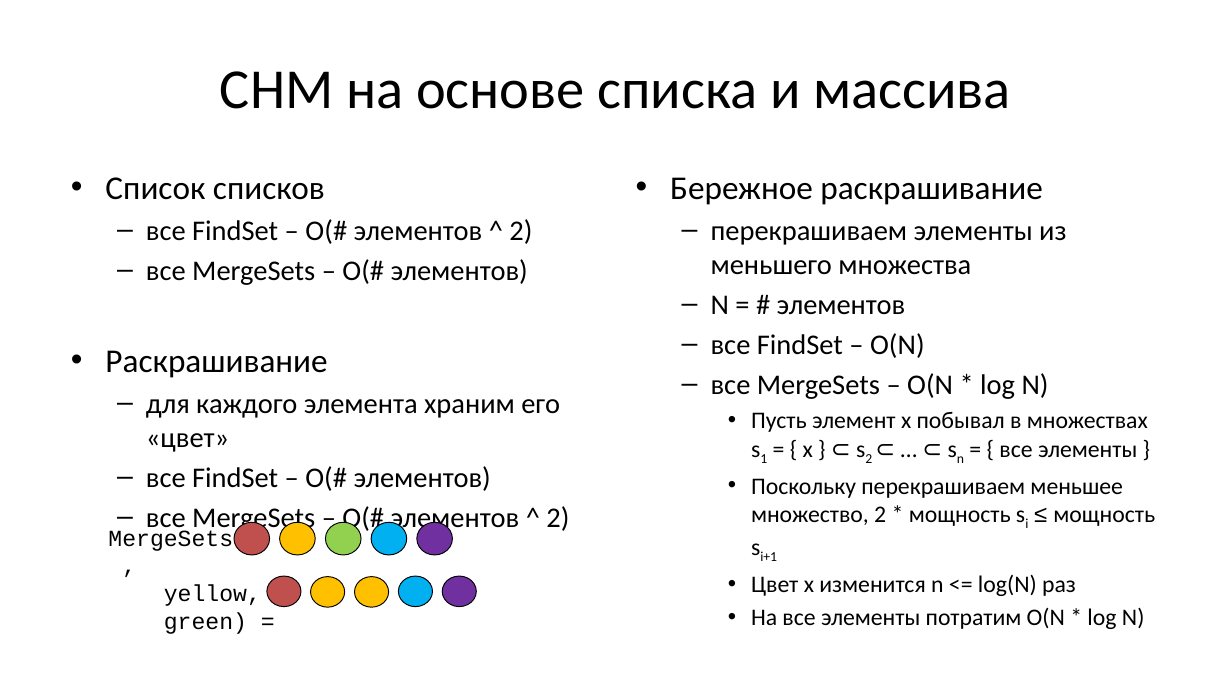
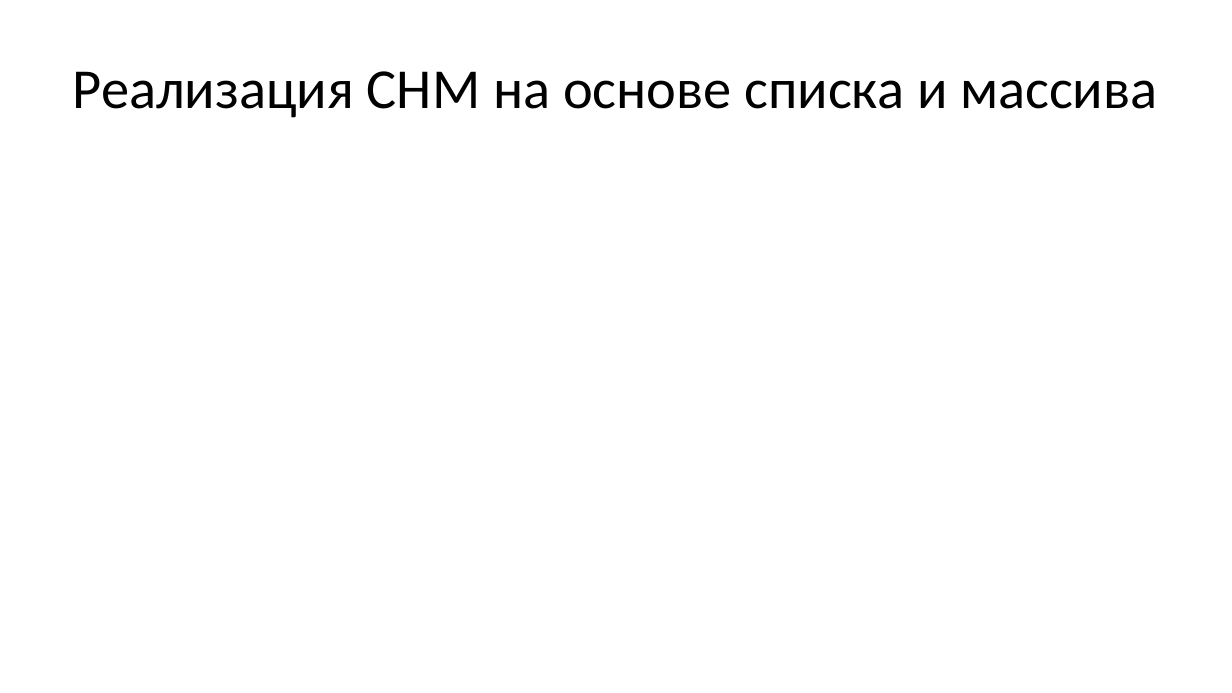
Before and after one commit to Evgueni-Petrov-aka-espetrov/Algorithms-and-Programming-in-C-pptx, a slide deck: slide 123 of 16 Обходы и каркасы графа.pptx (slide 20 before the commit). Drawn at 1232x693 pixels with LibreOffice and Linux fonts; fonts in the diff are those of the drawing. Boxes give left, top, right and bottom in pixels: in the first picture for what was removed or moved away, otherwise in the second. Text is boxed around its words. In the diff, an @@ line names an element or a change of style, - is before the commit and + after.

```diff
--- a/16 Обходы и каркасы графа.pptx
+++ b/16 Обходы и каркасы графа.pptx
@@ title at bbox=[73, 71, 1157, 118]: text changed @@
-СНМ на основе списка и массива
+Реализация СНМ на основе списка и массива
@@ text removed at bbox=[105, 177, 569, 534] @@
-• Список списков
-  – все FindSet – O(# элементов ^ 2)
-  – все MergeSets – O(# элементов)
-• Раскрашивание
-  – для каждого элемента храним его «цвет»
-  – все FindSet – O(# элементов)
-  – все MergeSets – O(# элементов ^ 2)
@@ text removed at bbox=[670, 177, 1155, 629] @@
-• Бережное раскрашивание
-  – перекрашиваем элементы из меньшего множества
-  – N = # элементов
-  – все FindSet – O(N)
-  – все MergeSets – O(N * log N)
-    • Пусть элемент x побывал в множествах s1 = { x } ⊂ s2 ⊂ … ⊂ sn = { все элементы }
-    • Поскольку перекрашиваем меньшее множество, 2 * мощность si ≤ мощность si+1
-    • Цвет x изменится n <= log(N) раз
-    • На все элементы потратим O(N * log N)
@@ group removed at bbox=[108, 522, 477, 634]: 10 ellipses, 1 text @@
-MergeSets( ,
-yellow,
-green) =
```
Also in this commit, not shown: 21 other slides changed, 196 slides added, 1 slide removed.
